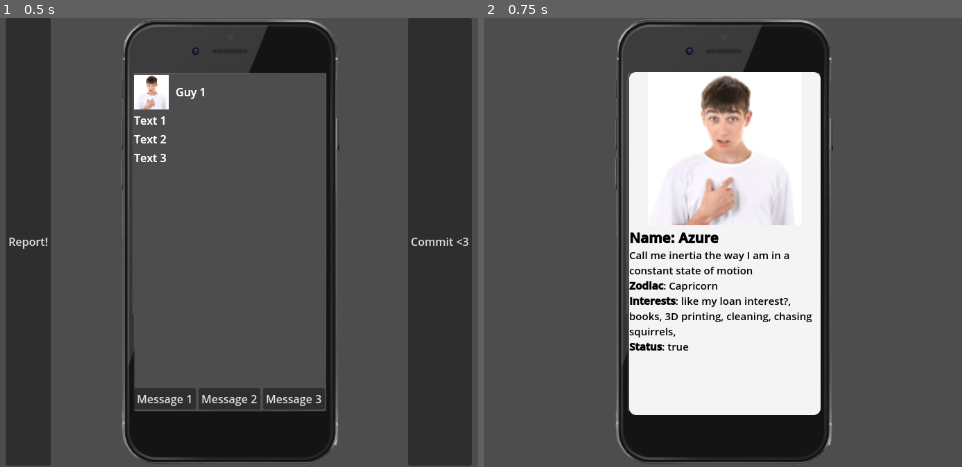
Above: before the commit, frames 1-2 (left to right).
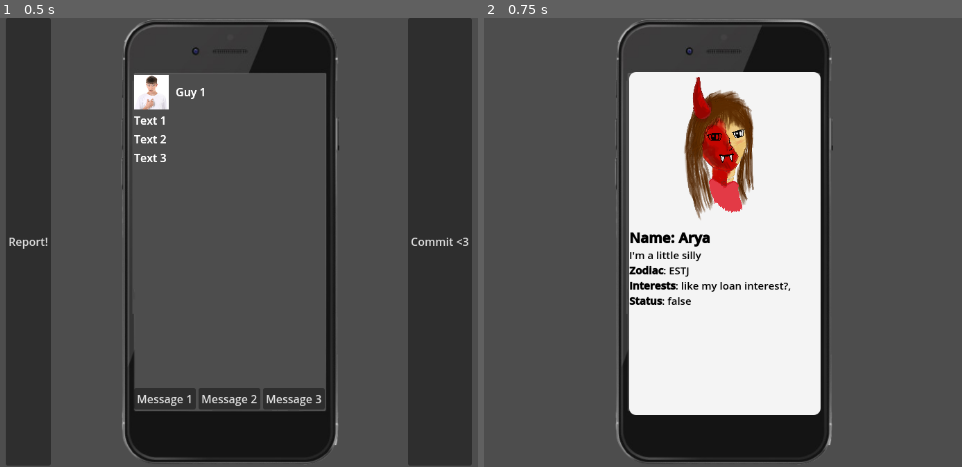
Above: after the commit, the same moments.

Repository: TianMa7/DatingSim
Game: Godot game, scene res://scenes/base.tscn
Same seed, same stepped clock (60 frames per second), same inputs: the game is played once before the commit and once after it.
Inputs:
- Up to frame 1 (0.5 s): no input
- Up to frame 2 (0.75 s): click "Report!" at 0.5 s

Frame 1 is identical in both runs. In frame 2, 6.3% of the frame differs, in the area x 30-69%, y 12-75%.
Error in both runs: Invalid assignment of property or key 'visible' with value of type 'bool' on a base object of type 'Nil'. (res://scripts/phone_container.gd:11)

Commit message:
Goose is now exclusive

Diff:
--- a/scenes/base.tscn
+++ b/scenes/base.tscn
@@ -1,9 +1,9 @@
-[gd_scene load_steps=5 format=3 uid="uid://c5jxyh2x7o3mq"]
+[gd_scene load_steps=6 format=3 uid="uid://c5jxyh2x7o3mq"]
 
 [ext_resource type="Texture2D" uid="uid://b8sq5t5tbup3i" path="res://assets/smart-phone-with-blank-screen-is-removebg-preview.png" id="1_3vi8l"]
 [ext_resource type="Script" uid="uid://cx70y7axdhy4o" path="res://reportBtn.gd" id="1_ohhpf"]
 [ext_resource type="Texture2D" uid="uid://b0yrg6w3ujsmo" path="res://assets/me-dude.png" id="2_8rhti"]
-[ext_resource type="Script" uid="uid://bp1ga0hmmbtkl" path="res://scripts/scripts/phone_container.gd" id="2_ohhpf"]
+[ext_resource type="Script" uid="uid://bp1ga0hmmbtkl" path="res://scripts/phone_container.gd" id="2_ohhpf"]
 [ext_resource type="Script" uid="uid://c1xnotw5ibo7d" path="res://scripts/response_manager.gd" id="4_ohhpf"]
 
 [node name="root" type="Node2D"]
--- a/scripts/profile.gd
+++ b/scripts/profile.gd
@@ -4,44 +4,47 @@
 "Alaia", "Aubrey", "Ashley", "Ashton", "Arya", "Alex", "Ayden", "Ariel", "Andrea", "Aspen", "Ari", "Armani",
 "Aly", "Arbor", "Atlee", "Azure", "Arlyn", "Aviv", "Afton", "Aero", "Avalee", "Arvy", "Almarine", "Antalya", "Antigone"]
 
-var aboutMeArr = ["I'm a little silly", "6’7",
-	"Rich submissive guy looking for a queen to serve, I’ll kiss your feet, worship you, I’ll do anything you tell me to. In return I want you to treat me badly. I’ll be loyal like a dog. You are fully in charge.",
-	"Looking for a new emergency contact",
-	"Call the chiropractor, I’m back",
-	"I’m batman",
-	"Looking for my next bad decision",
-	"Hi I’m ___, currently seeking a co-op. I am proficient in C++, Java, and Python. I have 3 years of experience working with AutoCAD, Blender,  and Solidworks. My excellent communication and collaboration skills developed through group projects and assignments will be a valuable asset to any team. Please message me if you are interested.",
-	"Software Developer with 5 years of experience building modular, high-performance enterprise applications. Skilled using agentic frameworks to design robust AI solutions, with a focus on backend development, performance optimization",
-	"I’m town hall 12 in clash of clans",
-	"I’m scared of women",
-	"I’m scared of men",
-	"Cucumber.",
-	"I’m a really nice guy, trust me, just don’t push my buttons or you will see my dark side. rawr",
-	"Call me inertia the way I am in a constant state of motion",
-	"Do you like water? Then you already like 70% of me. :)",
-	"According to Newton’s law of gravitation, all masses in the universe attract. Therefore you and I are already attracted ;)",
-	"Times new roman in the streets, wingdings in the sheets",
-	"Looking for a friend to perform sacrificial goat rituals with.",
-	"My mom says I’m really mature for my age",
-	"I love my dog more than I’ll ever love you. Know your place",
-	"Super hyped to be on tinder! Thank you to my parents who are very supportive of my endevours to meet strangers, my friends who helped me set this all up, and finally to my ex, without whom none of this could have been possible.",
-	"I enjoy playing the fortinitght too",
-	"is this how use I the tinder?",
-	"plsplsplsplsplsplsplsplsplspls just give me a chance",
-	"Looking for someone trusting and healthy. Both kidneys MUST be intact with no previous medical conditions. Also someone with a penchant for exploring dark alleyways and remote mountaintops.",
-	"Minimum requirement: Must be able to get rid of spiders",
-	"Never gonna give you up, never gonna let you down. No. Seriously. I won’t",
-	"I can make really good hamburger steak and grilled salmon.",
-	"If I’m trash, will you take me out?",
-	"I love coffee, matcha, and books.",
-	"I can steal your tie without you noticing.",
-	"Need someone to share brain cells with me. I’m running out :(",
-	"Looking for new music recs!",
-	"but whoever blasphemes against the Holy Spirit never has forgiveness, but is guilty of an eternal sin\"(3:29)",
-	"“Imperfection is beauty, madness is genius and it's better to be absolutely ridiculous than absolutely boring.”― Marilyn Monroe",
-	"“We are all in the gutter, but some of us are looking at the stars.”― Oscar Wilde",
-    "“Yesterday is history, tomorrow is a mystery, today is a gift of God, which is why we call it the present.”― Bill Keane"
-]
+var aboutMeDic = {
+	"I'm a little silly": false,
+	"6’7": false,
+	"Rich submissive guy looking for a queen to serve, I’ll kiss your feet, worship you, I’ll do anything you tell me to. In return I want you to treat me badly. I’ll be loyal like a dog. You are fully in charge.": false,
+	"Looking for a new emergency contact": false,
+	"Call the chiropractor, I’m back": false,
+	"I’m batman": false,
+	"Looking for my next bad decision": false,
+	"Hi I’m currently seeking a co-op. I am proficient in C++, Java, and Python. I have 3 years of experience working with AutoCAD, Blender,  and Solidworks. My excellent communication and collaboration skills developed through group projects and assignments will be a valuable asset to any team. Please message me if you are interested.": false,
+	"Software Developer with 5 years of experience building modular, high-performance enterprise applications. Skilled using agentic frameworks to design robust AI solutions, with a focus on backend development, performance optimization": false,
+	"I’m town hall 12 in clash of clans": false,
+	"I’m scared of women": false,
+	"I’m scared of men": false,
+	"Cucumber.": true,
+	"I’m a really nice guy, trust me, just don’t push my buttons or you will see my dark side. rawr": false,
+	"Call me inertia the way I am in a constant state of motion": false,
+	"Do you like water? Then you already like 70% of me. :)": false,
+	"According to Newton’s law of gravitation, all masses in the universe attract. Therefore you and I are already attracted ;)": false,
+	"Times new roman in the streets, wingdings in the sheets": false,
+	"Looking for a friend to perform sacrificial goat rituals with.": true,
+	"My mom says I’m really mature for my age": false,
+	"I love my dog more than I’ll ever love you. Know your place": false,
+	"Super hyped to be on tinder! Thank you to my parents who are very supportive of my endevours to meet strangers, my friends who helped me set this all up, and finally to my ex, without whom none of this could have been possible.": false,
+	"I enjoy playing the fortinitght too": true,
+	"is this how use I the tinder?": true,
+	"plsplsplsplsplsplsplsplsplspls just give me a chance": false,
+	"Looking for someone trusting and healthy. Both kidneys MUST be intact with no previous medical conditions. Also someone with a penchant for exploring dark alleyways and remote mountaintops.": false,
+	"Minimum requirement: Must be able to get rid of spiders": false,
+	"Never gonna give you up, never gonna let you down. No. Seriously. I won’t": false,
+	"I can make really good hamburger steak and grilled salmon.": false,
+	"If I’m trash, will you take me out?": false,
+	"I love coffee, matcha, and books.": false,
+	"I can steal your tie without you noticing.": false,
+	"Need someone to share brain cells with me. I’m running out :(": false,
+	"Looking for new music recs!": false,
+	"but whoever blasphemes against the Holy Spirit never has forgiveness, but is guilty of an eternal sin\"(3:29)": false,
+	"“Imperfection is beauty, madness is genius and it's better to be absolutely ridiculous than absolutely boring.”― Marilyn Monroe": false,
+	"“We are all in the gutter, but some of us are looking at the stars.”― Oscar Wilde": false,
+	"“Yesterday is history, tomorrow is a mystery, today is a gift of God, which is why we call it the present.”― Bill Keane": false
+}
+
 
 
 var zodiacArr = ["Aries", "Taurus", "Gemini", "Cancer", "Leo", "Virgo", "Libra", "Scorpio", "Sagittarius", "Capricorn",
@@ -148,9 +151,9 @@
 var isDemon:bool
 var interests = [];
 var interestsStr = ""
-var randNameInt:int
-var randAboutMeInt:int
-var randZodiacInt:int
+var randName:String
+var randAboutMe:String
+var randZodiac:String
 var numOfInterests:int
 
 
@@ -162,16 +165,29 @@
 	isDemon = false
 	interests = [];
 	interestsStr = ""
-	randNameInt = randi_range(0, len(nameArr)-1)
-	randAboutMeInt = randi_range(0, len(aboutMeArr)-1)
-	randZodiacInt = randi_range(0, len(zodiacArr)-1)
-	numOfInterests = randi_range(0, len(interestsArr)-60)
+	if randi_range(0,50) == 1:
+		#good goose is exculsive and rare
+		randName = "Goose"
+		randAboutMe = "Honk"
+		randZodiac = "Honk"
+		interests.append("Honk")
+		$"../ProfilePhotoTex".setGoose()
+	else:
+
+
+		randName =  nameArr[randi_range(0, len(nameArr)-1)]
+		randAboutMe = aboutMeDic.keys().pick_random()
+		if aboutMeDic[randAboutMe]:
+			isDemon = true
+		randZodiac = zodiacArr[randi_range(0, len(zodiacArr)-1)]
+		numOfInterests = randi_range(0, len(interestsArr)-60)
+		getInterests()
 	clear()
 	push_font_size(20)
-	append_name_line("Name", nameArr[randNameInt])
+	append_name_line("Name", randName)
 	push_font_size(15)
-	append_text("[color=black]%s[/color]\n" % [aboutMeArr[randAboutMeInt]])
-	append_profile_line("Zodiac", zodiacArr[randZodiacInt])
+	append_text("[color=black]%s[/color]\n" % randAboutMe)
+	append_profile_line("Zodiac", randZodiac)
 	append_interests()
 	append_profile_line("Status", isDemon)
 
@@ -198,6 +214,8 @@
 	append_text("[color=black][b]%s[/b]: %s[/color]\n" % [username, message])
 
 func append_interests():
-	getInterests()
 	interestsStr = listToString(interests)
 	append_text("[color=black][b]Interests[/b]: %s[/color]\n" % [interestsStr])
+
+func isPersonDemon()->bool:
+	return isDemon
--- a/scripts/profile_photo.gd
+++ b/scripts/profile_photo.gd
@@ -4,7 +4,6 @@
 	"res://assets/badgoose.png": false,
 	"res://assets/badidk.png": false,
 	"res://assets/creepiernormalperson.png": false,
-	"res://assets/goodgoose.png":false,
 	"res://assets/goodidk.png":false,
 	"res://assets/greg.png":false,
 	"res://assets/me-dude.png":false,
@@ -24,3 +23,8 @@
 func generateProfilePic():
 	profilePic = pick_random(profilePicsDic)
 	set_texture(load(profilePic))
+func setGoose():
+	set_texture(load("res://assets/goodgoose.png"))
+
+func isPersonDemon():
+	return profilePicsDic[profilePic]
--- a/scripts/swipeDetection.gd
+++ b/scripts/swipeDetection.gd
@@ -19,6 +19,8 @@
 					get_tree().change_scene_to_file("res://scenes/base.tscn")
 				else:
 					swipeRight = false
+					$phoneTex/phoneContainer/phoneContainer2/ProfilePhotoTex.generateProfilePic()
+					#you have to set profilepic first cuz the logic of wether or not its a goose will overwrite it in the function below
 					$phoneTex/phoneContainer/phoneContainer2/ProfileTextLabel.generateNewProfile()
-					$phoneTex/phoneContainer/phoneContainer2/ProfilePhotoTex.generateProfilePic()
+
 				swiping = false
